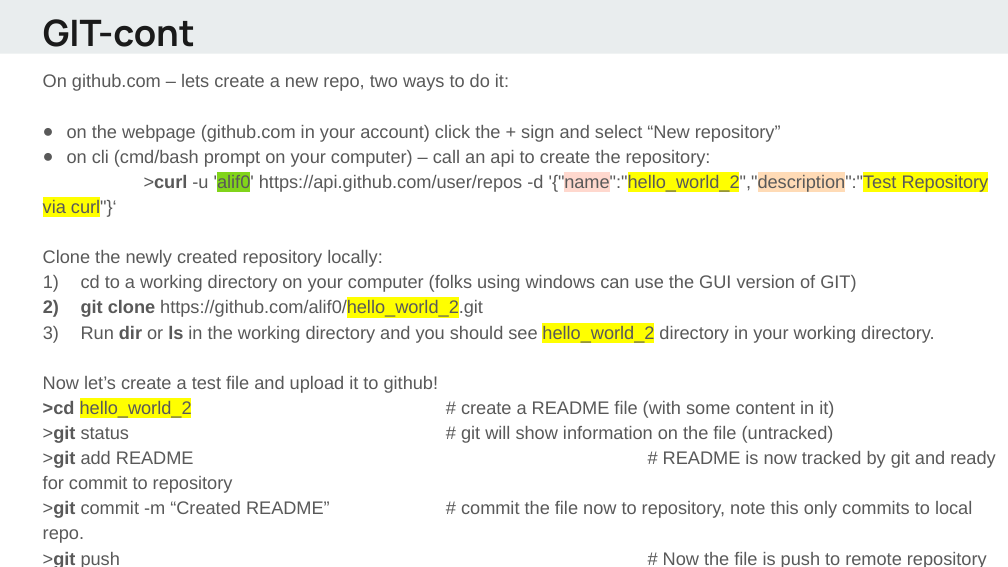
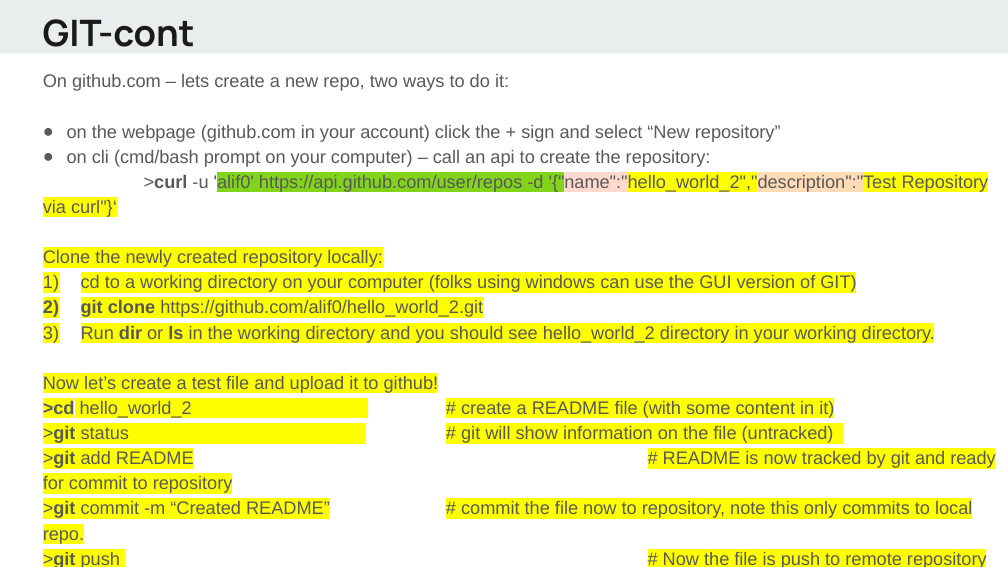
Before and after one commit to alif0/hello_world, a slide deck: slide 4 of lectures/Python - day1.pptx. Drawn at 1008x567 pixels with LibreOffice and Linux fonts; fonts in the diff are those of the drawing. Boxes give left, top, right and bottom in pixels: in the first picture for what was removed or moved away, otherwise in the second. Text is boxed around its words. In the diff, an @@ line names an element or a change of style, - is before the commit and + after.

```diff
--- a/lectures/Python - day1.pptx
+++ b/lectures/Python - day1.pptx
@@ text at [43,174,995,567]: highlight none to #81D41A in "'alif0' https://api.github.com/user/repos -d '{"name":"hello ..."; highlight none to #FFD8CE, highlight none to #FFDBB6 in "'{"name":"hello_world_2","description":"Test"; highlight none to #FFFF00 in "'{"name":"hello_world_2","description":"Test curl"}‘", "Clone the newly created repository locally:", "cd to a working directory on your ...", "git clone https://github.com/alif0/hello_world_2.git" and 7 more places @@
```
Also in this commit, not shown: 11 other slides changed, 8 slides added, 11 slides removed.
